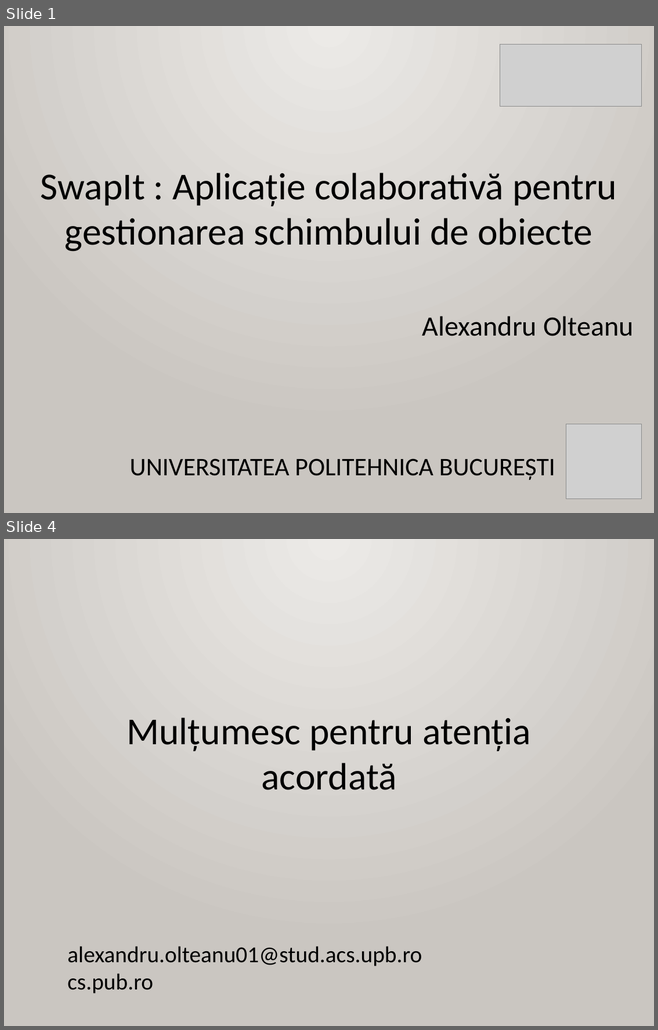
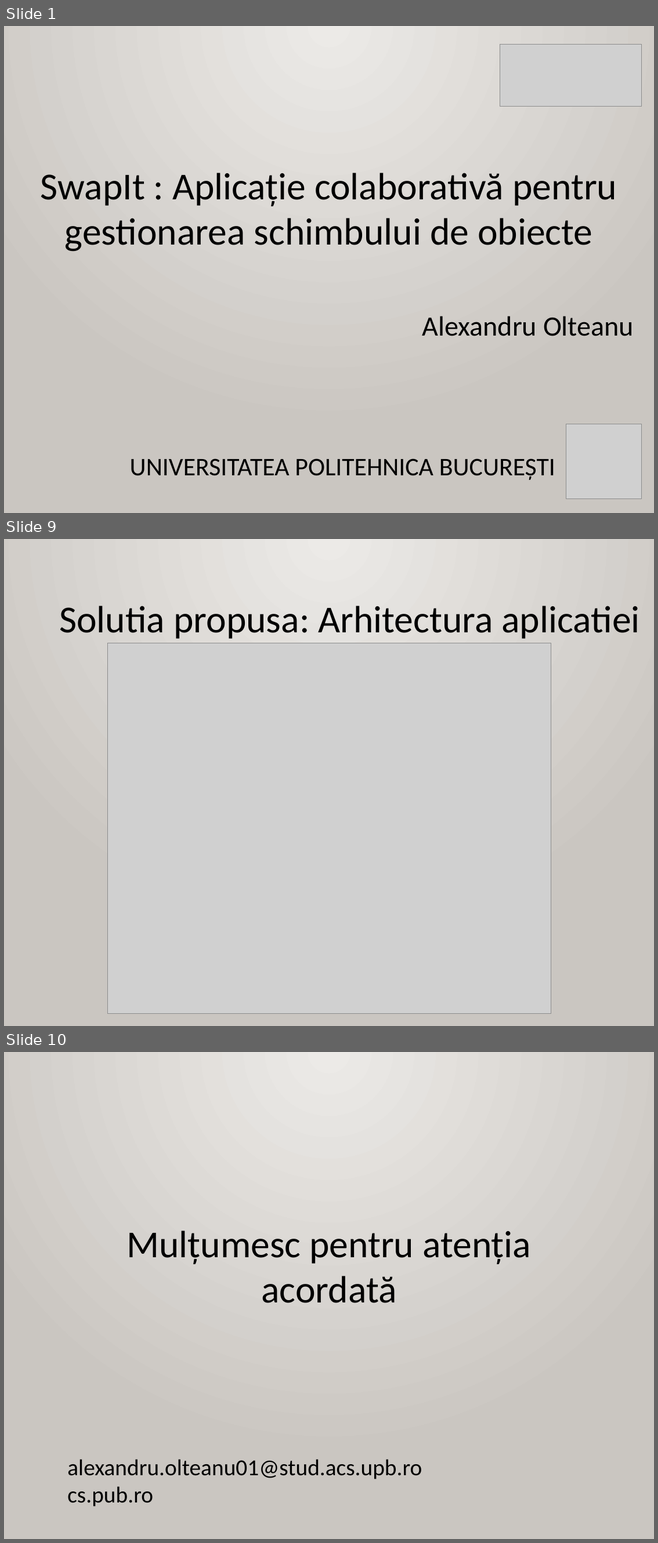
Before and after one commit to AlexandruOlteanu/SwapIt, a slide deck: files/documentation/presentation/Final_Presentation_Alexandru_Olteanu.pptx. Shown one above the other, each under a label of ours: slides 1 and 4 before the commit, slides 1, 9 and 10 after it; the slides between them are not shown. The pictures are 658x1030 and 658x1543 pixels, drawn with LibreOffice and Linux fonts; fonts in the diff are those of the drawing; grey boxes stand for pictures. Boxes give left, top, right and bottom in pixels: in the first picture for what was removed or moved away, otherwise in the second. Text is boxed around its words. In the diff, an @@ line names an element or a change of style, - is before the commit and + after.

```diff
--- a/files/documentation/presentation/Final_Presentation_Alexandru_Olteanu.pptx
+++ b/files/documentation/presentation/Final_Presentation_Alexandru_Olteanu.pptx
@@ slide 9 added at [4,539,654,1026], background gradient #ECEAE7 to #CAC7C1 @@
@@ text added at [59,606,639,639], 60 pt, text #000000 @@
+Solutia propusa: Arhitectura aplicatiei
@@ picture added at [107,643,550,1013] @@
@@ what was slide 4 is now slide 10 @@
```
Also in this commit, not shown: 2 slides changed, 5 other slides added, 2 other files.
